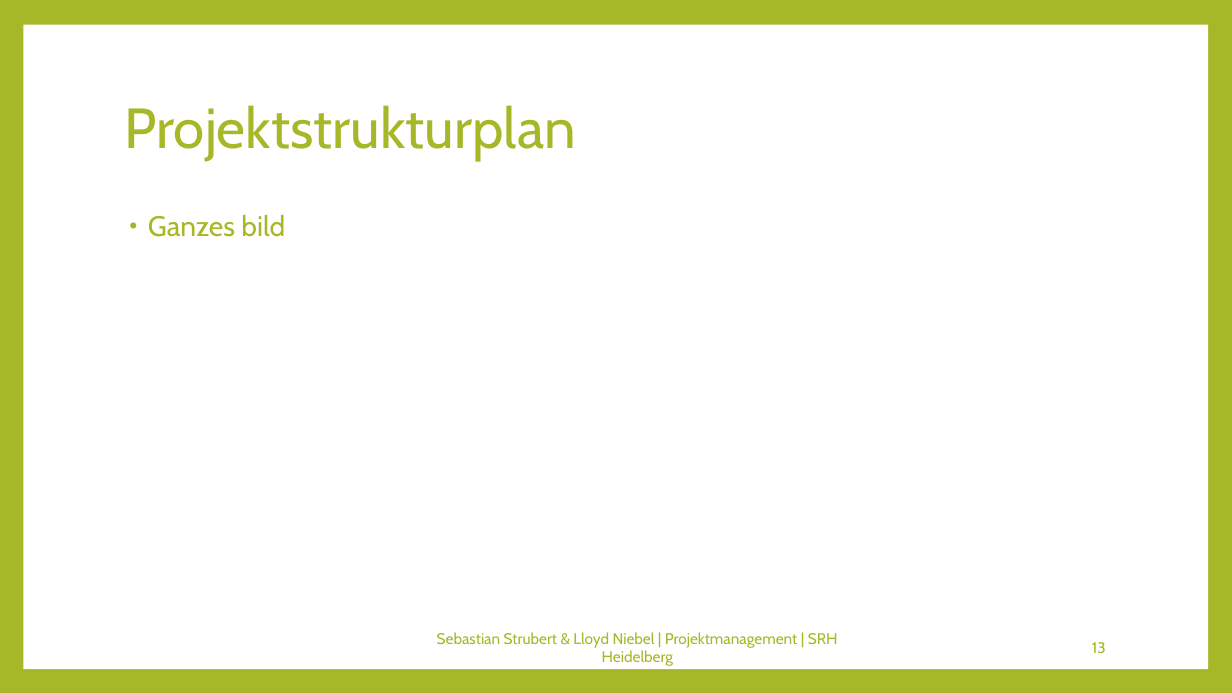
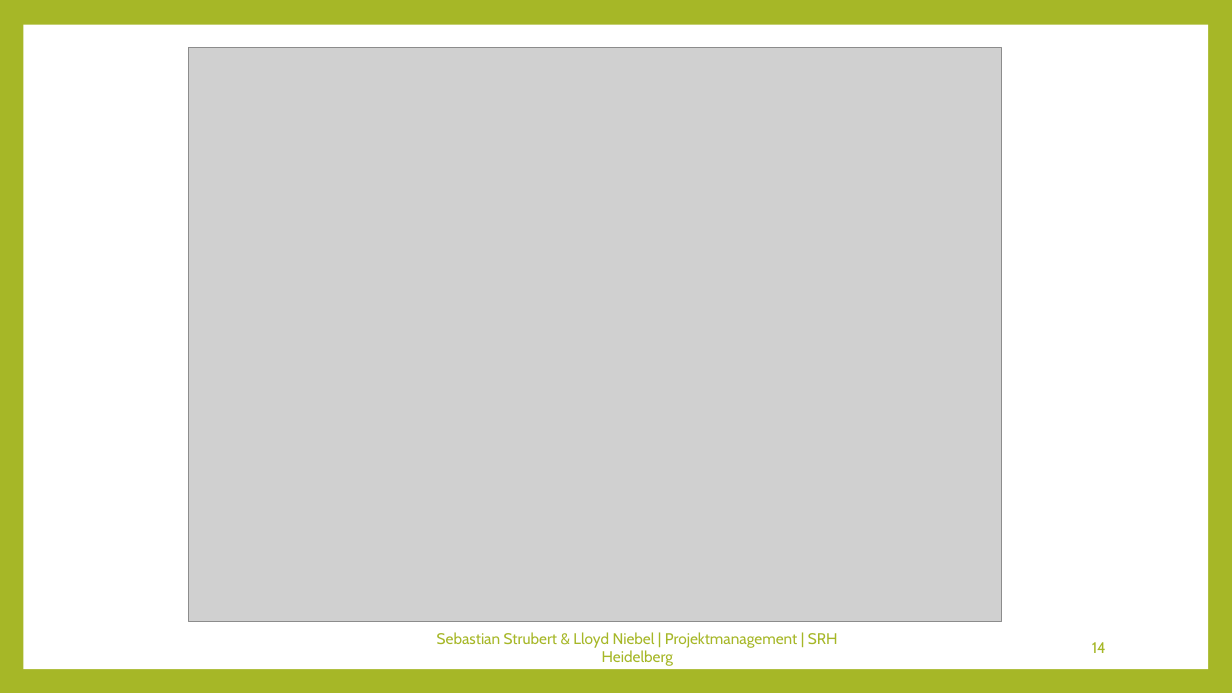
Before and after one commit to Kulu-M/KanBan-App, a slide deck: slide 14 of KanBan-App/Documents/Abschlusspräsentation/Projektmanagement.pptx (slide 13 before the commit). Drawn at 1232x693 pixels with LibreOffice and Linux fonts; fonts in the diff are those of the drawing; grey boxes stand for pictures. Boxes give left, top, right and bottom in pixels: in the first picture for what was removed or moved away, otherwise in the second. Text is boxed around its words. In the diff, an @@ line names an element or a change of style, - is before the commit and + after.

```diff
--- a/KanBan-App/Documents/Abschlusspräsentation/Projektmanagement.pptx
+++ b/KanBan-App/Documents/Abschlusspräsentation/Projektmanagement.pptx
@@ picture added at (189,48,1002,622) @@
@@ title removed at (125,105,576,161) @@
-Projektstrukturplan
@@ text removed at (148,215,285,237) @@
-• Ganzes bild
@@ page number at (1092,642,1106,653): text changed @@
-13
+14
```
Also in this commit, not shown: 7 other slides changed, 5 other files.
